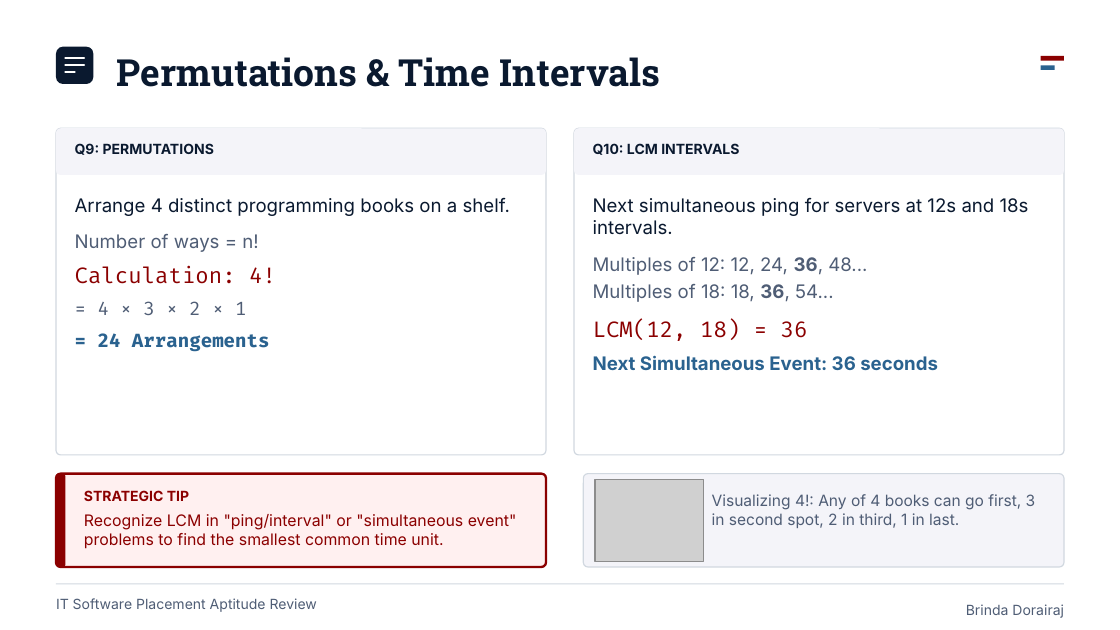
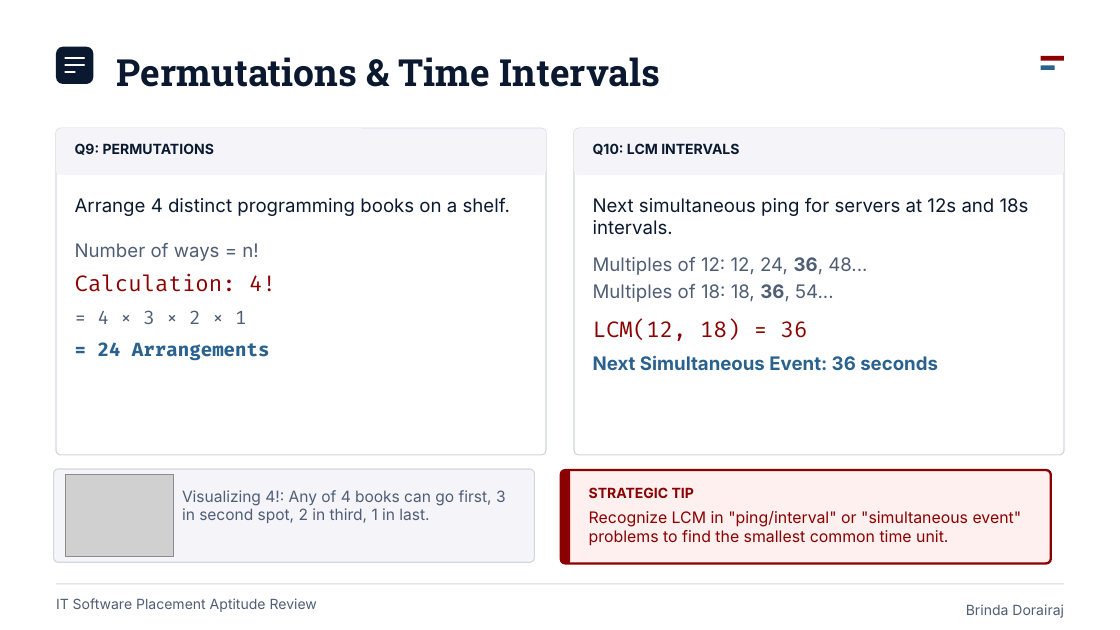
Before and after one commit to brinda-25/workshop, a slide deck: slide 6 of Day1/aptitude/aptitude_quiz.pptx. Drawn at 1120x630 pixels with LibreOffice and Linux fonts; fonts in the diff are those of the drawing; grey boxes stand for pictures. Boxes give left, top, right and bottom in pixels: in the first picture for what was removed or moved away, otherwise in the second. Text is boxed around its words. In the diff, an @@ line names an element or a change of style, - is before the commit and + after.

```diff
--- a/Day1/aptitude/aptitude_quiz.pptx
+++ b/Day1/aptitude/aptitude_quiz.pptx
@@ text at bbox=[75, 243, 258, 261]: less space between paragraphs @@
@@ 1 picture, 1 text, 1 rounded rectangle: place and size @@
-1 picture, 1 text, 1 rounded rectangle at bbox=[584, 474, 1064, 567]
+1 picture, 1 text, 1 rounded rectangle at bbox=[54, 469, 534, 562]
@@ 2 texts, 2 rounded rectangles: place and size @@
-2 texts, 2 rounded rectangles at bbox=[56, 474, 547, 567]
+2 texts, 2 rounded rectangles at bbox=[561, 470, 1052, 563]
```
Also in this commit, not shown: 4 other slides changed, 2 other files.
